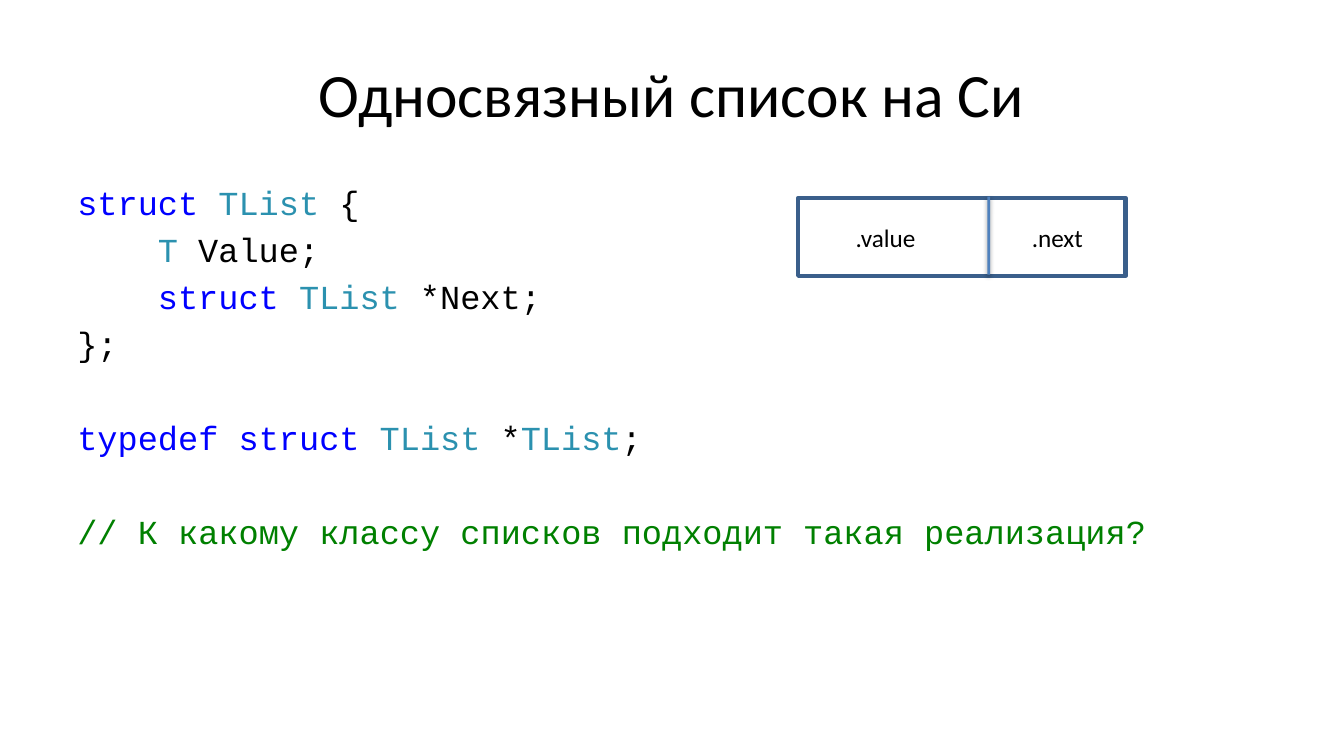
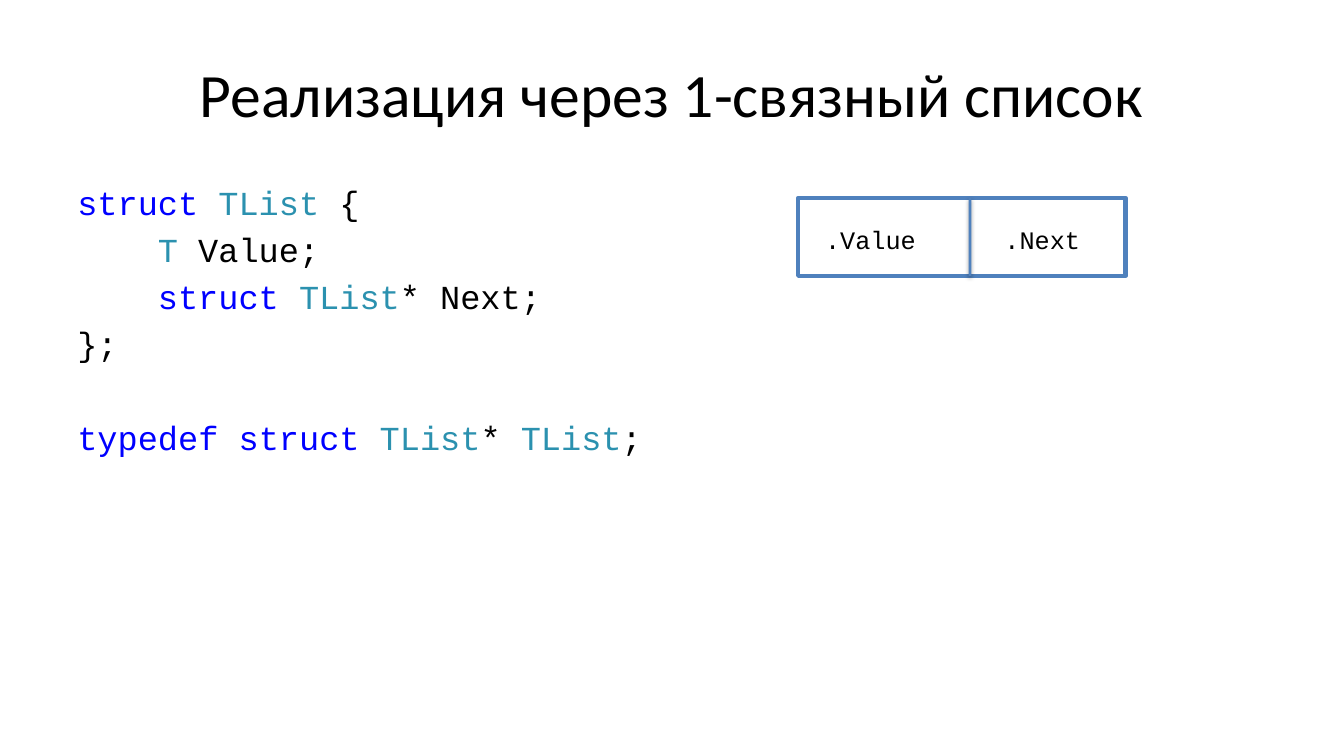
Before and after one commit to Evgueni-Petrov-aka-espetrov/Algorithms-and-Programming-in-C-pptx, a slide deck: slide 17 of 08 Списки.pptx. Drawn at 1344x756 pixels with LibreOffice and Linux fonts; fonts in the diff are those of the drawing. Boxes give left, top, right and bottom in pixels: in the first picture for what was removed or moved away, otherwise in the second. Text is boxed around its words. In the diff, an @@ line names an element or a change of style, - is before the commit and + after.

```diff
--- a/08 Списки.pptx
+++ b/08 Списки.pptx
@@ title at (200, 75, 1142, 127): text changed @@
-Односвязный список на Си
+Реализация через 1-связный список
@@ rectangle at (799, 198, 1126, 275): outline #3A5F8C 3 pt to #4F81BD 3 pt @@
@@ line moved from (989, 197) - (989, 274) to (970, 198) - (970, 276) @@
@@ text at (825, 230, 916, 250): text changed; font Calibri to Courier New @@
-.value
+.Value
@@ text at (1004, 232, 1080, 250): text changed; font Calibri to Courier New @@
-.next
+.Next
@@ text at (158, 284, 541, 315): spaces changed @@
-struct TList *Next;
+struct TList* Next;
@@ text at (77, 425, 642, 457): text changed; text colour #008000 to #0000FF @@
-typedef struct TList *TList;
-// К какому классу списков подходит такая реализация?
+typedef struct TList* TList;
```
Also in this commit, not shown: 20 other slides changed, 3 slides added, 3 slides removed.
